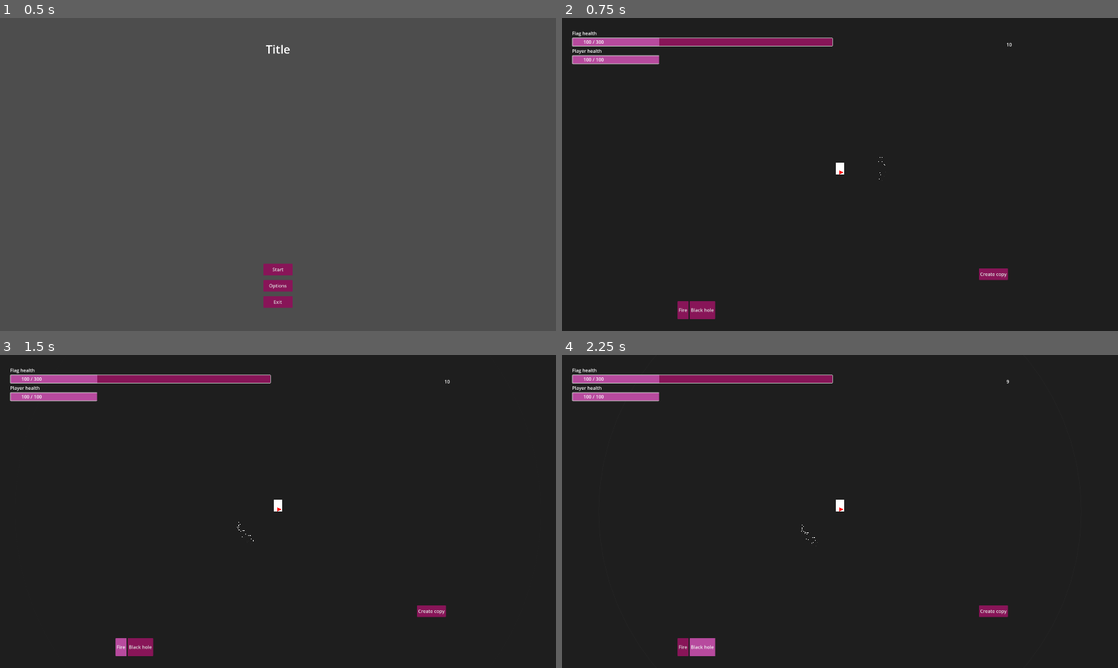
Above: before the commit, frames 1-4 (two rows, left to right).
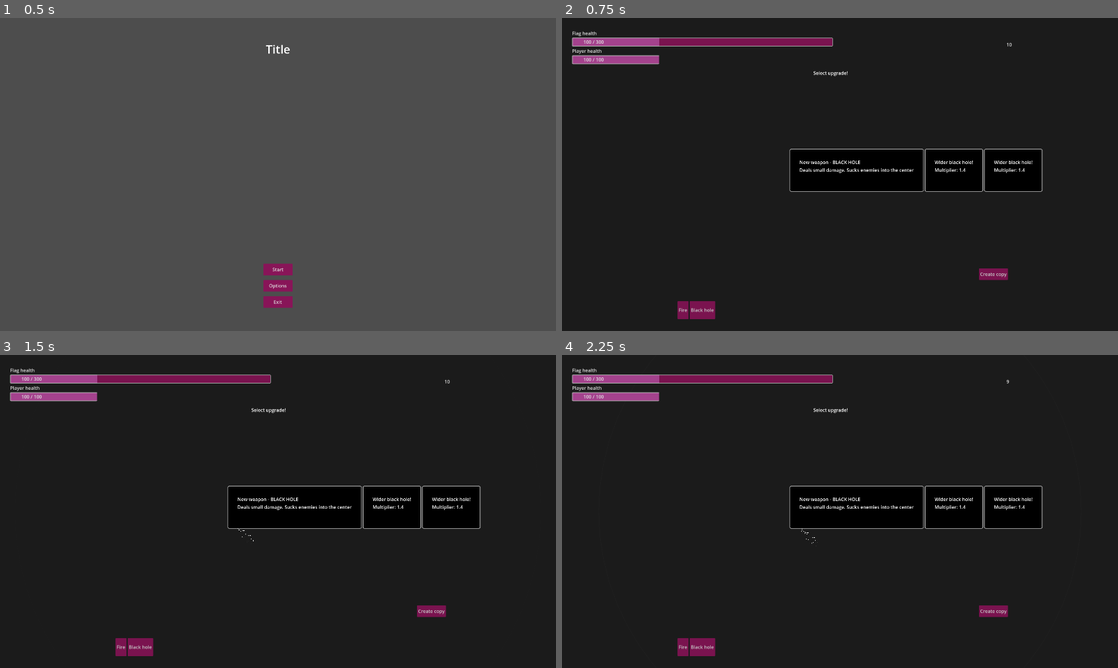
Above: after the commit, the same moments.

Repository: duckenclaw/gmtk2025
Game: Godot game, scene res://src/main_menu.tscn
The game is run twice, just before and just after one commit, with the same random seed, the same clock (stepped at 60 frames per second) and the same inputs.
Inputs:
- Up to frame 1 (0.5 s): no input
- Up to frame 2 (0.75 s): click "Start" at 0.5 s
- Up to frame 3 (1.5 s): click "Fire" at 1.25 s
- Up to frame 4 (2.25 s): click "Black hole" at 2 s

Frame 1 is identical in both runs. In frame 2, 6.1% of the frame differs, in the area x 4-87%, y 7-56%; in frame 3, 6.3%; in frame 4, 6.4%, in the area x 4-87%, y 7-97%.

Commit message:
added upgrade functionality

Diff:
--- /dev/null
+++ b/src/game/player_config.gd
@@ -0,0 +1,11 @@
+extends Resource
+class_name PlayerConfig
+
+@export var max_health: float = 100.0
+@export var speed: float = 400.0
+@export var damage_mult: float = 1.0
+
+@export var fire_damage: float = 1.0
+
+@export var black_hole_damage: float = 10.0
+@export var black_hole_radius: float = 100.0
--- a/src/game/state.gd
+++ b/src/game/state.gd
@@ -18,6 +18,12 @@
 var all_time_copies: int = 0
 
 var player_is_home: bool = false
+
+var fire_available: bool = true
+var black_hole_available: bool = false
+
+# for real player
+var player_config: PlayerConfig = PlayerConfig.new()
 
 
 func _ready() -> void:
--- /dev/null
+++ b/src/upgrades/mouse_pressed_listener.gd
@@ -0,0 +1,40 @@
+extends Node
+
+signal mouse_pressed
+
+var _mouse_inside := false
+var _mouse_down := false
+var _was_pressed := false
+
+func _ready() -> void:
+	var parent_control := get_parent()
+	if not parent_control is Control:
+		push_error("MousePressListener must be a child of a Control node.")
+		return
+
+	# Connect to parent's mouse signals
+	parent_control.mouse_entered.connect(_on_mouse_entered)
+	parent_control.mouse_exited.connect(_on_mouse_exited)
+
+func _input(event: InputEvent) -> void:
+	if event is InputEventMouseButton and event.button_index == MOUSE_BUTTON_LEFT:
+		if event.pressed:
+			_mouse_down = true
+		else:
+			_mouse_down = false
+		_check_state()
+
+func _on_mouse_entered() -> void:
+	_mouse_inside = true
+	_check_state()
+
+func _on_mouse_exited() -> void:
+	_mouse_inside = false
+	_check_state()
+
+func _check_state() -> void:
+	var pressed = _mouse_inside and _mouse_down
+	if pressed != _was_pressed:
+		_was_pressed = pressed
+		if pressed:
+			mouse_pressed.emit()
--- /dev/null
+++ b/src/upgrades/upgrade.gd
@@ -0,0 +1,10 @@
+extends Resource
+class_name Upgrade
+
+var title: String = "Upgrade"
+var mult: float = 1.0
+var desctiption: String = ""
+var texture: CompressedTexture2D
+
+var condition: Callable
+var action: Callable
--- /dev/null
+++ b/src/upgrades/upgrade_card.gd
@@ -0,0 +1,28 @@
+extends PanelContainer
+class_name UpgradeCard
+
+signal finished
+
+@export var upgrade: Upgrade
+
+
+@onready var title_label: Label = $MarginContainer/VBoxContainer/TitleLabel
+@onready var texture_rect: TextureRect = $MarginContainer/VBoxContainer/TextureRect
+@onready var description_label: Label = $MarginContainer/VBoxContainer/DescriptionLabel
+
+
+
+func _ready() -> void:
+	title_label.text = upgrade.title
+	texture_rect.visible = upgrade.texture != null
+
+	if upgrade.mult != 1.0:
+		description_label.text = "Multiplier: " + str(upgrade.mult)
+	else:
+		description_label.text = upgrade.desctiption
+
+func _on_mouse_pressed_listener_mouse_pressed() -> void:
+	upgrade.action.call()
+	print(upgrade.title + " " + str(upgrade.mult))
+	print(StringUtils.get_resource_properties_string(State.player_config))
+	finished.emit()
--- a/src/upgrades/upgrade_card.tscn
+++ b/src/upgrades/upgrade_card.tscn
@@ -1,9 +1,17 @@
-[gd_scene format=3 uid="uid://4qenjsgkc0ts"]
+[gd_scene load_steps=3 format=3 uid="uid://4qenjsgkc0ts"]
+
+[ext_resource type="Script" uid="uid://e8wckeq84dyo" path="res://src/upgrades/upgrade_card.gd" id="1_lfd37"]
+[ext_resource type="Script" uid="uid://cjs56bula4a82" path="res://src/upgrades/mouse_pressed_listener.gd" id="2_7ykpv"]
 
 [node name="UpgradeCard" type="PanelContainer"]
+script = ExtResource("1_lfd37")
 
 [node name="MarginContainer" type="MarginContainer" parent="."]
 layout_mode = 2
+theme_override_constants/margin_left = 32
+theme_override_constants/margin_top = 32
+theme_override_constants/margin_right = 32
+theme_override_constants/margin_bottom = 32
 
 [node name="VBoxContainer" type="VBoxContainer" parent="MarginContainer"]
 layout_mode = 2
@@ -19,3 +27,8 @@
 [node name="DescriptionLabel" type="Label" parent="MarginContainer/VBoxContainer"]
 layout_mode = 2
 text = "Description"
+
+[node name="MousePressedListener" type="Node" parent="."]
+script = ExtResource("2_7ykpv")
+
+[connection signal="mouse_pressed" from="MousePressedListener" to="." method="_on_mouse_pressed_listener_mouse_pressed"]
--- /dev/null
+++ b/src/upgrades/upgrade_list.gd
@@ -0,0 +1,53 @@
+class_name UpgradeList
+
+static func get_upgrade_list() -> Array[Upgrade]:
+	var list: Array[Upgrade]
+
+	var open_black_hole: Upgrade = Upgrade.new()
+
+	open_black_hole.title = "New weapon - BLACK HOLE"
+	open_black_hole.desctiption = "Deals small damage. Sucks enemies into the center"
+	open_black_hole.action = func(): State.black_hole_available = true
+
+	list.append(open_black_hole)
+
+
+	for i in 3:
+		var upgrade: Upgrade = Upgrade.new()
+
+		upgrade.title = "More health!"
+		upgrade.mult = 1.2
+		upgrade.action = func(): State.player_config.max_health *= 1.2
+
+		list.append(upgrade)
+
+	for i in 3:
+		var upgrade: Upgrade = Upgrade.new()
+
+		upgrade.title = "More damage!"
+		upgrade.mult = 1.1
+		upgrade.action = func(): State.player_config.damage_mult *= 1.1
+
+		list.append(upgrade)
+
+	for i in 3:
+		var upgrade: Upgrade = Upgrade.new()
+
+		upgrade.title = "Wider black hole!"
+		upgrade.mult = 1.4
+		upgrade.condition = func(): return State.black_hole_available
+		upgrade.action = func(): State.player_config.black_hole_radius *= 1.4
+
+		list.append(upgrade)
+
+	for i in 3:
+		var upgrade: Upgrade = Upgrade.new()
+
+		upgrade.title = "More fire damage!"
+		upgrade.mult = 1.4
+		upgrade.condition = func(): return State.fire_available
+		upgrade.action = func(): State.player_config.fire_damage *= 1.4
+
+		list.append(upgrade)
+
+	return list
--- /dev/null
+++ b/src/upgrades/upgrade_menu.gd
@@ -0,0 +1,43 @@
+extends CanvasLayer
+class_name UpgradeMenu
+
+const UPGRADE_CARD = preload("uid://4qenjsgkc0ts")
+
+var all_upgrades: Array[Upgrade]
+
+@onready var color_rect: ColorRect = $ColorRect
+@onready var h_box_container: HBoxContainer = $HBoxContainer
+
+
+func _ready() -> void:
+	all_upgrades = UpgradeList.get_upgrade_list()
+	entrance()
+
+func entrance():
+	visible = true
+	var selected_upgrades: Array[Upgrade] = select_new_upgrades()
+	for upgrade in selected_upgrades:
+		var card = UPGRADE_CARD.instantiate()
+		card.upgrade = upgrade
+		card.finished.connect(on_card_clicked.bind(card))
+		h_box_container.add_child(card)
+
+func on_card_clicked(card: UpgradeCard):
+	all_upgrades.erase(card.upgrade)
+	print("Removed from the list: " + card.upgrade.title)
+	exit()
+
+func exit():
+	visible = false
+	NodeUtils.queue_free_children(h_box_container)
+	pass
+
+func select_new_upgrades() -> Array[Upgrade]:
+	var upgrades = all_upgrades.duplicate()
+
+	var selected_upgrades: Array[Upgrade]
+	for i in min(upgrades.size(), 3):
+		var new_upgrade = upgrades.pick_random()
+		upgrades.erase(new_upgrade)
+		selected_upgrades.append(new_upgrade)
+	return selected_upgrades
--- a/src/upgrades/upgrade_menu.tscn
+++ b/src/upgrades/upgrade_menu.tscn
@@ -1,9 +1,10 @@
 [gd_scene load_steps=2 format=3 uid="uid://dpnmj3276mrri"]
 
-[ext_resource type="PackedScene" uid="uid://4qenjsgkc0ts" path="res://src/upgrades/upgrade_card.tscn" id="1_xv1g8"]
+[ext_resource type="Script" uid="uid://7e702bi56pum" path="res://src/upgrades/upgrade_menu.gd" id="1_ughgq"]
 
 [node name="UpgradeMenu" type="CanvasLayer"]
 process_mode = 3
+script = ExtResource("1_ughgq")
 
 [node name="ColorRect" type="ColorRect" parent="."]
 offset_left = -36.0
@@ -24,12 +25,3 @@
 offset_top = 452.0
 offset_right = 1160.0
 offset_bottom = 599.0
-
-[node name="UpgradeCard" parent="HBoxContainer" instance=ExtResource("1_xv1g8")]
-layout_mode = 2
-
-[node name="UpgradeCard2" parent="HBoxContainer" instance=ExtResource("1_xv1g8")]
-layout_mode = 2
-
-[node name="UpgradeCard3" parent="HBoxContainer" instance=ExtResource("1_xv1g8")]
-layout_mode = 2
Not shown, added: src/game/player_config.gd.uid
Not shown, added: src/upgrades/mouse_pressed_listener.gd.uid
Not shown, added: src/upgrades/upgrade.gd.uid
Not shown, added: src/upgrades/upgrade_card.gd.uid
Not shown, added: src/upgrades/upgrade_list.gd.uid
Not shown, added: src/upgrades/upgrade_menu.gd.uid
Not shown, changed: src/.DS_Store
